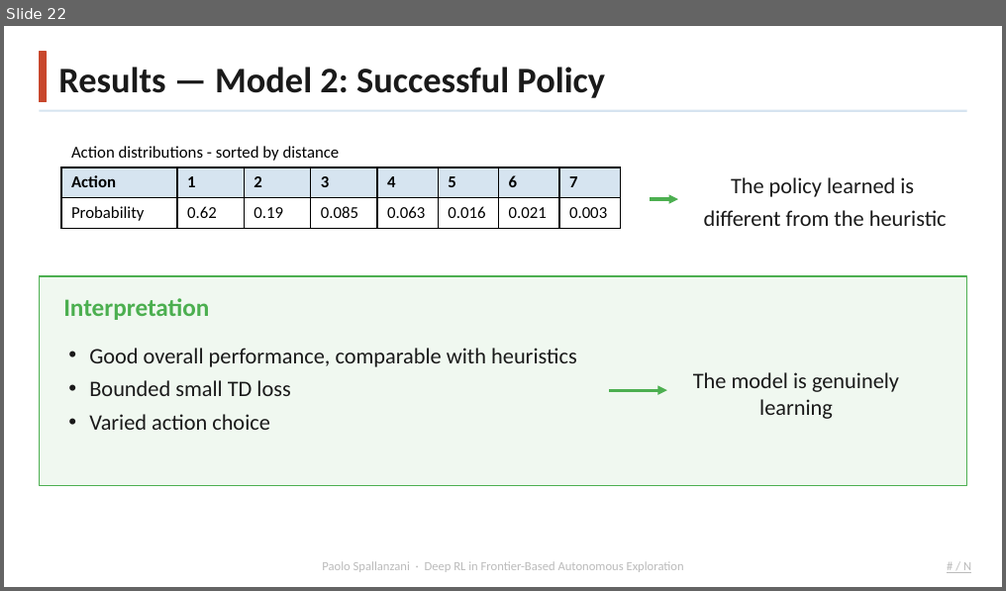
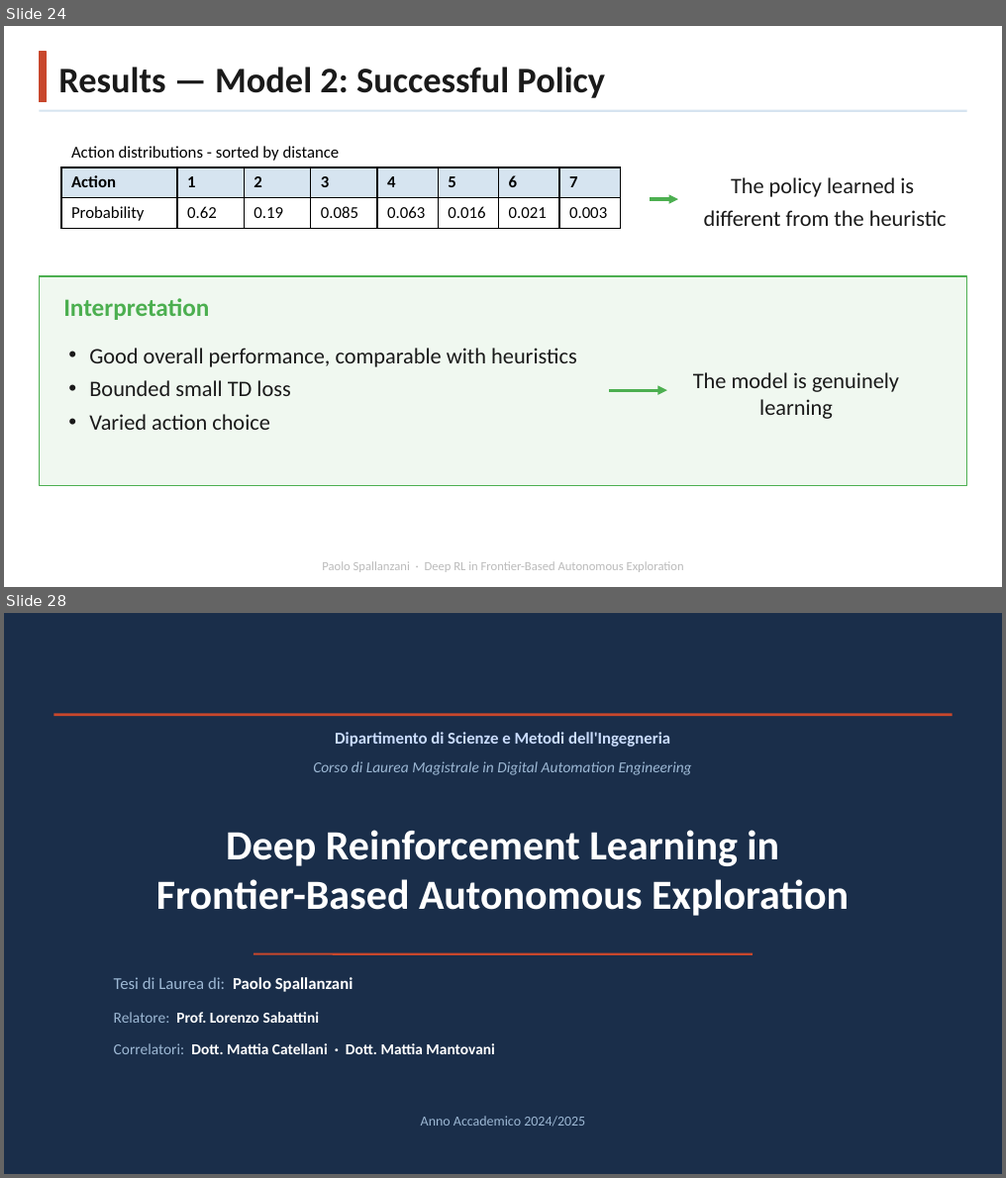
Before and after one commit to Paolo-Spall/presentazione_tesi_dae, a slide deck: presentation_1.pptx. Shown one above the other, each under a label of ours: slide 22 before the commit, slides 24 and 28 after it; the slides between them are not shown. The pictures are 1006x591 and 1006x1178 pixels, drawn with LibreOffice and Linux fonts; fonts in the diff are those of the drawing; background and template pictures are left out. Boxes give left, top, right and bottom in pixels: in the first picture for what was removed or moved away, otherwise in the second. Text is boxed around its words. In the diff, an @@ line names an element or a change of style, - is before the commit and + after.

```diff
--- a/presentation_1.pptx
+++ b/presentation_1.pptx
@@ slide 28 added at (4, 613, 1002, 1174), background #1A2E4A @@
@@ line added from (54, 715) to (952, 715), #C8472C 2 pt @@
@@ text added at (335, 732, 670, 747), 12 pt, text #CADCFC, bold @@
+Dipartimento di Scienze e Metodi dell'Ingegneria
@@ text added at (313, 761, 692, 775), 11 pt, text #9DB8D4, italic @@
+Corso di Laurea Magistrale in Digital Automation Engineering
@@ text added at (156, 830, 848, 916), 30 pt, text #FFFFFF, bold @@
+Deep Reinforcement Learning in
+Frontier-Based Autonomous Exploration
@@ line added from (253, 955) to (752, 955), #C8472C 1.5 pt @@
@@ text added at (114, 977, 353, 992), 12 pt, text #FFFFFF, bold @@
+Tesi di Laurea di: Paolo Spallanzani
@@ text added at (114, 1012, 320, 1023), 11 pt, text #FFFFFF, bold @@
+Relatore: Prof. Lorenzo Sabattini
@@ text added at (114, 1044, 494, 1055), 11 pt, text #FFFFFF, bold @@
+Correlatori: Dott. Mattia Catellani · Dott. Mattia Mantovani
@@ text added at (421, 1116, 585, 1126), 10 pt, text #9DB8D4 @@
+Anno Accademico 2024/2025
@@ what was slide 22 is now slide 24 @@
@@ slide 24 changed as well @@
@@ text removed at (963, 563, 971, 573) @@
-# / N
```
Also in this commit, not shown: 22 other slides changed, 5 other slides added, 3 other files.
